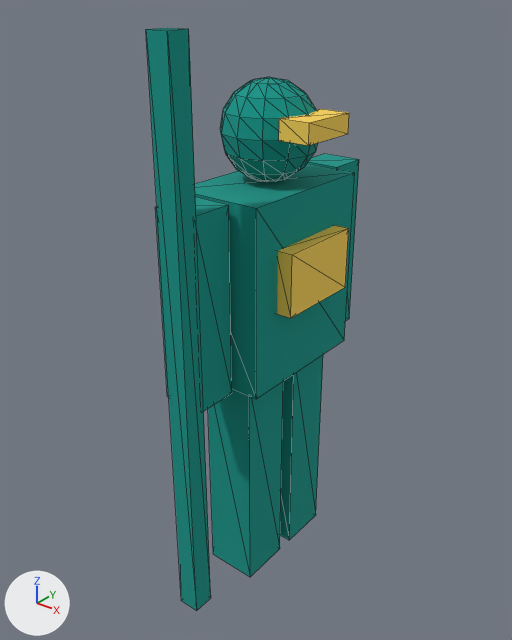
One commit to the glTF model assets/models/champions/quillon.glb: the scene before it, then after it.
Before and after are seen from a camera (50 mm lens) standing at (1.302, -1.69, 1.961) and looking at (-0.017, -0.042, 0.938). Every picture has the same lights, and +X, +Y and +Z are marked at lower left. The picture after the commit comes second. Mesh edges are drawn as thin lines. Vertices at exactly the same position are counted once.

Objects in the first picture: 'Champion'.
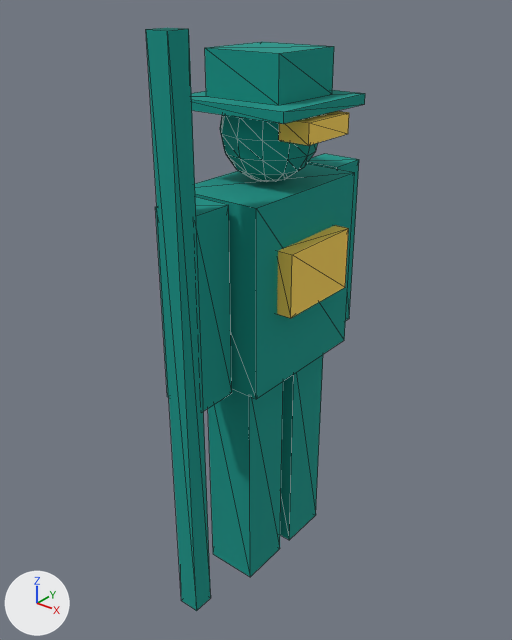
Commit message: feat(assets): a head piece for every roster champion

The change, as a diff of the scene's bpy script:
```diff
--- a/assets/models/champions/quillon.glb.py
+++ b/assets/models/champions/quillon.glb.py
@@ me_champion @@
 # used by ob_champion; location = (0.0, 0.0, 0.0)
-me_champion.from_pydata(...)  # 150 vertices, 264 faces; spans x -0.15..0.21, y -0.47..0.41, z 0.0..1.85
+me_champion.from_pydata(...)  # 166 vertices, 288 faces; spans x -0.2..0.21, y -0.47..0.41, z 0.0..1.85
+# me_champion part 1: a new loose piece, a box spanning x -0.2..0.2, y -0.2..0.2, z 1.62..1.65, in mat_body (cyan #009589)
+# me_champion part 2: a new loose piece, a box spanning x -0.13..0.13, y -0.13..0.13, z 1.65..1.78, in mat_body (cyan #009589)
 me_champion.materials.append(mat_body)
```

Pixel boxes [x1, y1, x2, y2] of what changed, in the pictures (512 x 640 px):
'Champion', reshaped: before [146, 28, 359, 611]; after [146, 28, 365, 611]
part 1 of me_champion, added (cyan): after [191, 90, 365, 124]
part 2 of me_champion, added (cyan): after [205, 42, 334, 105]
